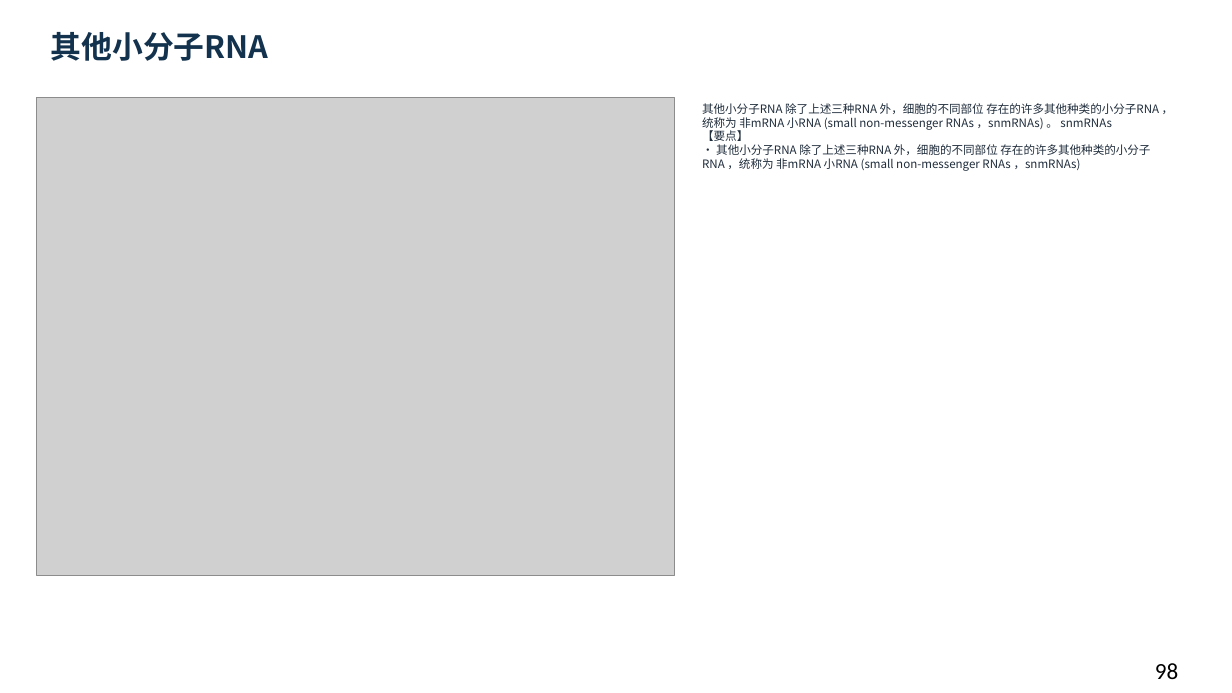
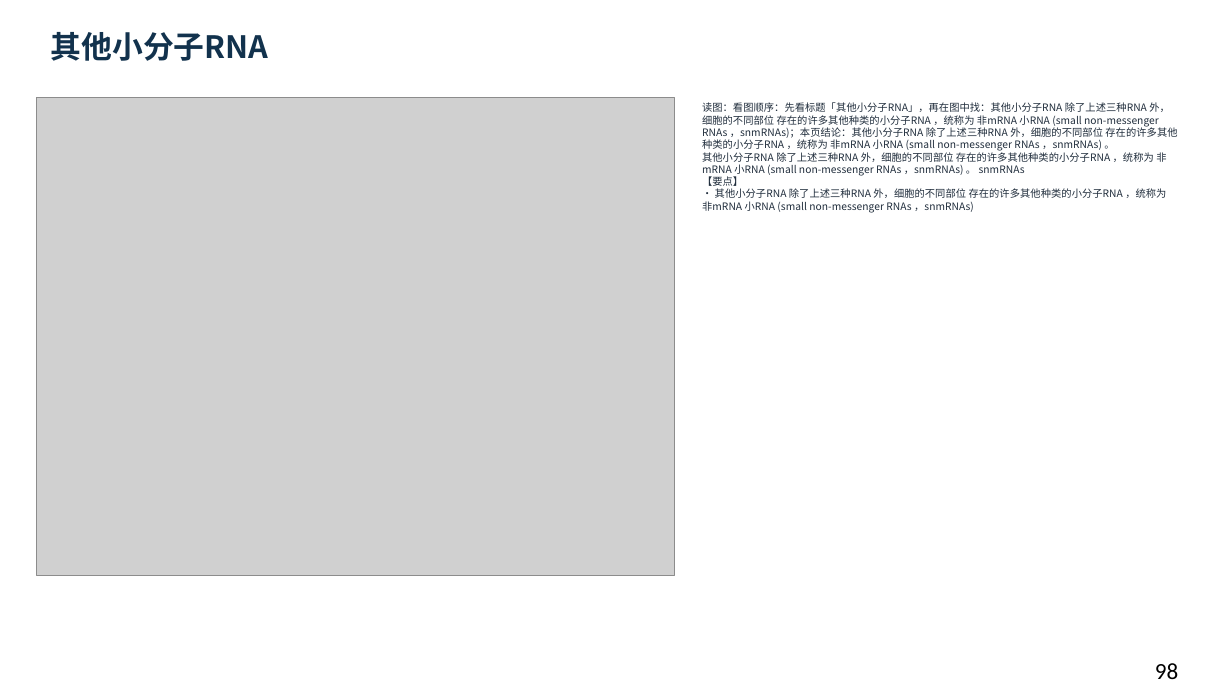
Before and after one commit to newkan-li/Biochemistry, a slide deck: slide 98 of downloads/bc11-ai-style.pptx. Drawn at 1232x693 pixels with LibreOffice and Linux fonts; fonts in the diff are those of the drawing; grey boxes stand for pictures. Boxes give left, top, right and bottom in pixels: in the first picture for what was removed or moved away, otherwise in the second. Text is boxed around its words. In the diff, an @@ line names an element or a change of style, - is before the commit and + after.

```diff
--- a/downloads/bc11-ai-style.pptx
+++ b/downloads/bc11-ai-style.pptx
@@ text at (x1=702, y1=102, x2=1177, y2=213): text changed; size 9 to 8 pt @@
-其他小分子RNA 除了上述三种RNA 外，细胞的不同部位 存在的许多其他种类的小分子RNA ，统称为 非mRNA 小RNA (small non-messenger RNAs ，snmRNAs) 。 snmRNAs
-【要点】
-• 其他小分子RNA 除了上述三种RNA 外，细胞的不同部位 存在的许多其他种类的小分子RNA ，统称为 非mRNA 小RNA (small non-messenger RNAs ，snmRNAs)
+读图：看图顺序：先看标题「其他小分子RNA」，再在图中找：其他小分子RNA 除了上述三种RNA 外，细胞的不同部位 存在的许多其他种类的小分子RNA ，统称为 非mRNA 小RNA (small non-messenger RNAs ，snmRNAs)；本页结论：其他小分子RNA 除了上述三种RNA 外，细胞的不同部位 存在的许多其他种类的小分子RNA ，统称为 非mRNA 小RNA (small non-messenger RNAs ，snmRNAs) 。
+其他小分子RNA 除了上述三种RNA 外，细胞的不同部位 存在的许多其他种类的小分子RNA ，统称为 非mRNA 小RNA (small non-messenger RNAs ，snmRNAs) 。 snmRNAs
+【要点】
+• 其他小分子RNA 除了上述三种RNA 外，细胞的不同部位 存在的许多其他种类的小分子RNA ，统称为 非mRNA 小RNA (small non-messenger RNAs ，snmRNAs)
```
Also in this commit, not shown: 135 other slides changed, 6 other files.
